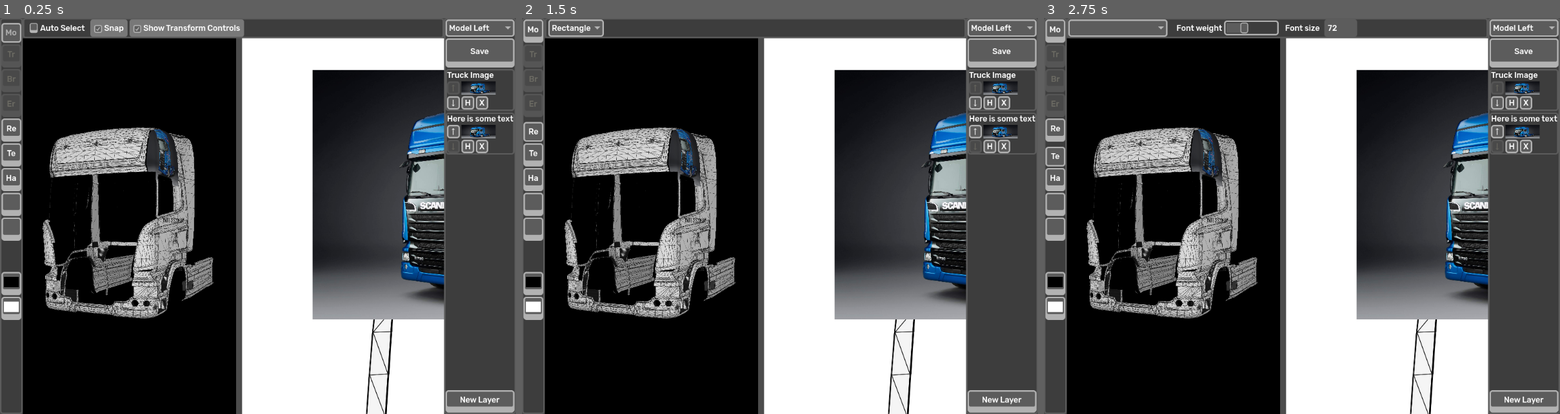
Above: before the commit, frames 1-3 (left to right).
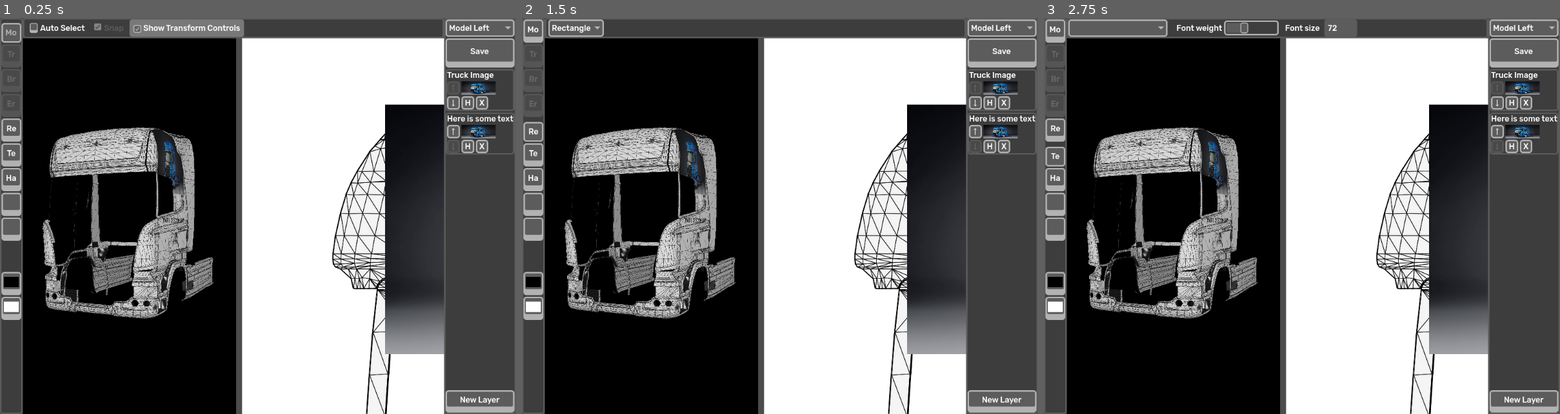
Above: after the commit, the same moments.

Repository: Carsmaniac/paintjob-packer
Game: Godot game, scene res://designer/DesignerInterface.tscn
Two runs of this game, one before a commit and one after it. Both use one fixed random seed, a clock stepped at 60 frames per second and the inputs below. This scene is started directly instead of the project's main scene.
Inputs:
- Up to frame 1 (0.25 s): no input
- Up to frame 2 (1.5 s): click "Mo" at 0.5 s; click "Re" at 1.25 s
- Up to frame 3 (2.75 s): click "Te" at 2 s

The runs differ from the first frame. In frame 1, 17% of the frame differs, in the area x 17-87%, y 0-85%; in frame 2, 17%; in frame 3, 17%.

Commit message:
Select multiple layers
Multiple layers can now be selected with ctrl (exclusive) or shift (range), and also with the move tool, either with auto-select on or while holding ctrl, but not both

Diff:
--- a/designer/DesignerCanvas.tscn
+++ b/designer/DesignerCanvas.tscn
@@ -45,13 +45,17 @@
 offset_left = 326.0
 offset_top = 823.0
 offset_right = 907.0
-offset_bottom = 965.0
+offset_bottom = 918.0
 theme_override_colors/font_color = Color(0, 0, 0, 1)
 theme_override_font_sizes/font_size = 69
 text = "Here is some text"
 
-[node name="TempModel" type="Sprite2D" parent="SubViewportContainer/SubViewport/LayerNodes" unique_id=134639442]
-position = Vector2(496, 316)
+[node name="TempModel" type="TextureRect" parent="SubViewportContainer/SubViewport/LayerNodes" unique_id=1093748113]
+layout_mode = 0
+offset_left = 288.0
+offset_top = 134.00005
+offset_right = 3906.0
+offset_bottom = 2549.0
 scale = Vector2(0.19581677, 0.20887665)
 texture = ExtResource("2_vynwk")
 
--- a/designer/DesignerInterface.tscn
+++ b/designer/DesignerInterface.tscn
@@ -318,6 +318,7 @@
 
 [node name="Snap" type="CheckBox" parent="TopPanel/HBoxContainer/ToolButtons/MoveButtons" unique_id=1355192226]
 layout_mode = 2
+disabled = true
 button_pressed = true
 text = "Snap"
 
--- a/designer/Layer.gd
+++ b/designer/Layer.gd
@@ -19,7 +19,8 @@
 	get_node("RenameWindow").connect("close_requested", cancel_rename)
 
 	get_node("ChangeTextWindow/Button").connect("pressed", confirm_change_text)
-	get_node("ChangeTextWindow/LineEdit").connect("text_submitted", confirm_change_text)
+	# TODO: Ctrl-Enter confirms text entry, esc cancels it
+	# get_node("ChangeTextWindow/LineEdit").connect("text_submitted", confirm_change_text)
 
 
 func maybe_select_layer(event) -> void:
--- a/designer/LayerList.gd
+++ b/designer/LayerList.gd
@@ -2,6 +2,7 @@
 
 const Layer := preload("res://designer/Layer.tscn")
 var selected_layers: Array[Node]
+var previous_selected: int
 
 var layer_theme = ResourceLoader.load("res://simple-box-theme/pjp-dark/PJPDarkLayer.tres")
 var layer_selected_theme = ResourceLoader.load("res://simple-box-theme/pjp-dark/PJPDarkLayerSelected.tres")
@@ -57,10 +58,33 @@
 	new_layer.change_text_layer()
 
 
-func select_layer(index: int) -> void:
-	selected_layers = [get_child(index)]
+func select_layer(index: int, select_from_canvas: bool = false) -> void:
+	# Shift + auto-select adds or removes selection
+	if select_from_canvas and Input.is_key_pressed(KEY_CTRL) and Input.is_key_pressed(KEY_SHIFT):
+		if get_child(index) not in selected_layers:
+			selected_layers.append(get_child(index))
+		else:
+			selected_layers.remove_at(selected_layers.find(get_child(index)))
+
+	# Shift-click layer adds range to selection
+	elif not select_from_canvas and Input.is_key_pressed(KEY_SHIFT):
+		for i in range(min(index, previous_selected), max(index, previous_selected) + 1):
+			if get_child(i) not in selected_layers:
+				selected_layers.append(get_child(i))
+
+	# Ctrl-click layer adds or removes selection
+	elif not select_from_canvas and Input.is_key_pressed(KEY_CTRL):
+		if get_child(index) not in selected_layers:
+			selected_layers.append(get_child(index))
+		else:
+			selected_layers.remove_at(selected_layers.find(get_child(index)))
+
+	# Select a single layer otherwise
+	else:
+		selected_layers = [get_child(index)]
 	update_selected_themes()
 	get_node("../../../TwoUp/ViewCanvas").sync_tool_to_layer()
+	previous_selected = index
 
 
 func update_selected_themes() -> void:
--- a/designer/ViewCanvas.gd
+++ b/designer/ViewCanvas.gd
@@ -1,6 +1,10 @@
 extends SubViewportContainer
+
 var canvas: Node
 var layer_list: Node
+var toolbar: Node
+var tool_buttons: Node
+
 var zoom_amount: float = 1.04
 var pan_amount: float = 20.0
 var canvas_view_scale: float = 1.0
@@ -9,6 +13,8 @@
 func _ready() -> void:
 	canvas = get_node("SubViewport/DesignerCanvas")
 	layer_list = get_node("../../RightPanel/ScrollContainer/LayerList")
+	toolbar = get_node("../../LeftPanel/Toolbar")
+	tool_buttons = get_node("../../TopPanel/HBoxContainer/ToolButtons")
 
 
 func fit_to_view() -> void:
@@ -23,13 +29,11 @@
 
 
 func _gui_input(event: InputEvent) -> void:
-	var selected_tool: String = get_node("../../LeftPanel/Toolbar").selected_tool
-
 	if Input.is_key_pressed(KEY_SPACE):
-		selected_tool = "ToolHand"
+		toolbar.selected_tool = "ToolHand"
 
 	# Hand tool
-	if selected_tool == "ToolHand":
+	if toolbar.selected_tool == "ToolHand":
 		if event is InputEventMouseMotion and event.button_mask == 1:
 			canvas.position += event.relative
 		elif event is InputEventMouseButton and event.button_index == 4:
@@ -58,27 +62,34 @@
 			canvas.position.y -= pan_amount
 
 	# Move tool
-	elif selected_tool == "ToolMove":
-		if event is InputEventMouseMotion and event.button_mask == 1:
+	elif toolbar.selected_tool == "ToolMove":
+		# Select on click
+		if event is InputEventMouseButton and event.button_index == 1 and event.pressed and \
+		((Input.is_key_pressed(KEY_CTRL) and tool_buttons.get_node("MoveButtons/AutoSelect").button_pressed == false) or \
+		(Input.is_key_pressed(KEY_CTRL) == false and tool_buttons.get_node("MoveButtons/AutoSelect").button_pressed)):
+			for layer in layer_list.get_children():
+				if layer.linked_node.get_rect().has_point(get_canvas_position(event.position)):
+					layer_list.select_layer(layer.get_index(), true)
+					break
+
+		# Move on drag
+		elif event is InputEventMouseMotion and event.button_mask == 1:
 			for layer in layer_list.selected_layers:
 				layer.linked_node.position += (event.relative / canvas_view_scale)
 
 	# Text tool
-	elif selected_tool == "ToolText":
+	elif toolbar.selected_tool == "ToolText":
 		if event is InputEventMouseButton and event.button_index == 1 and event.pressed:
 			layer_list.add_text_layer(get_canvas_position(event.position))
 
 
 func sync_tool_to_layer() -> void:
 	if len(layer_list.selected_layers) == 1:
-		var selected_tool: String = get_node("../../LeftPanel/Toolbar").selected_tool
 		var selected_layer = layer_list.selected_layers[0]
-		if selected_tool == "ToolShape" and selected_layer.layer_type == "shape":
+		if toolbar.selected_tool == "ToolShape" and selected_layer.layer_type == "shape":
 			pass
-		elif selected_tool == "ToolText" and selected_layer.layer_type == "text":
-			var text_buttons: Node = get_node("../../TopPanel/HBoxContainer/ToolButtons/TextButtons")
-			text_buttons.get_node("FontSize").value = selected_layer.text_size
-
+		elif toolbar.selected_tool == "ToolText" and selected_layer.layer_type == "text":
+			tool_buttons.get_node("TextButtons/FontSize").value = selected_layer.text_size
 
 
 func get_canvas_position(rel_pos: Vector2) -> Vector2:
--- a/designer/ViewModel.gd
+++ b/designer/ViewModel.gd
@@ -5,7 +5,6 @@
 	pass
 
 
-
 func _gui_input(event: InputEvent) -> void:
 	if event is InputEventMouseMotion and event.button_mask == 1:
 		get_node("SubViewport/PreviewModel/CameraOrbiter").rotation.y -= event.relative.x * 0.01
